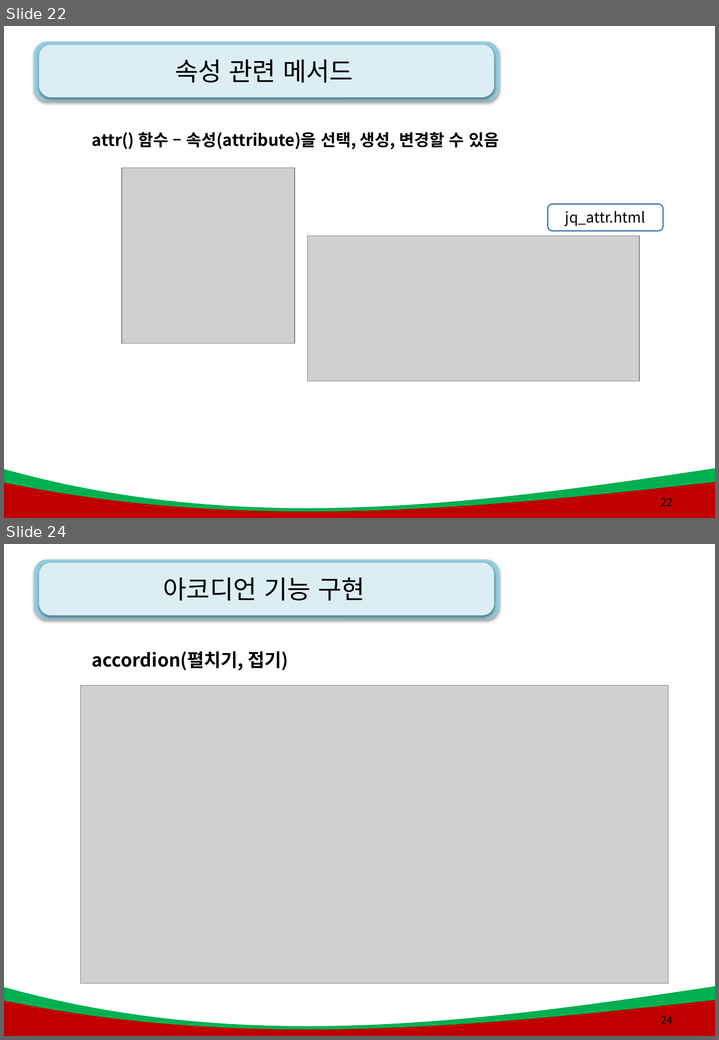
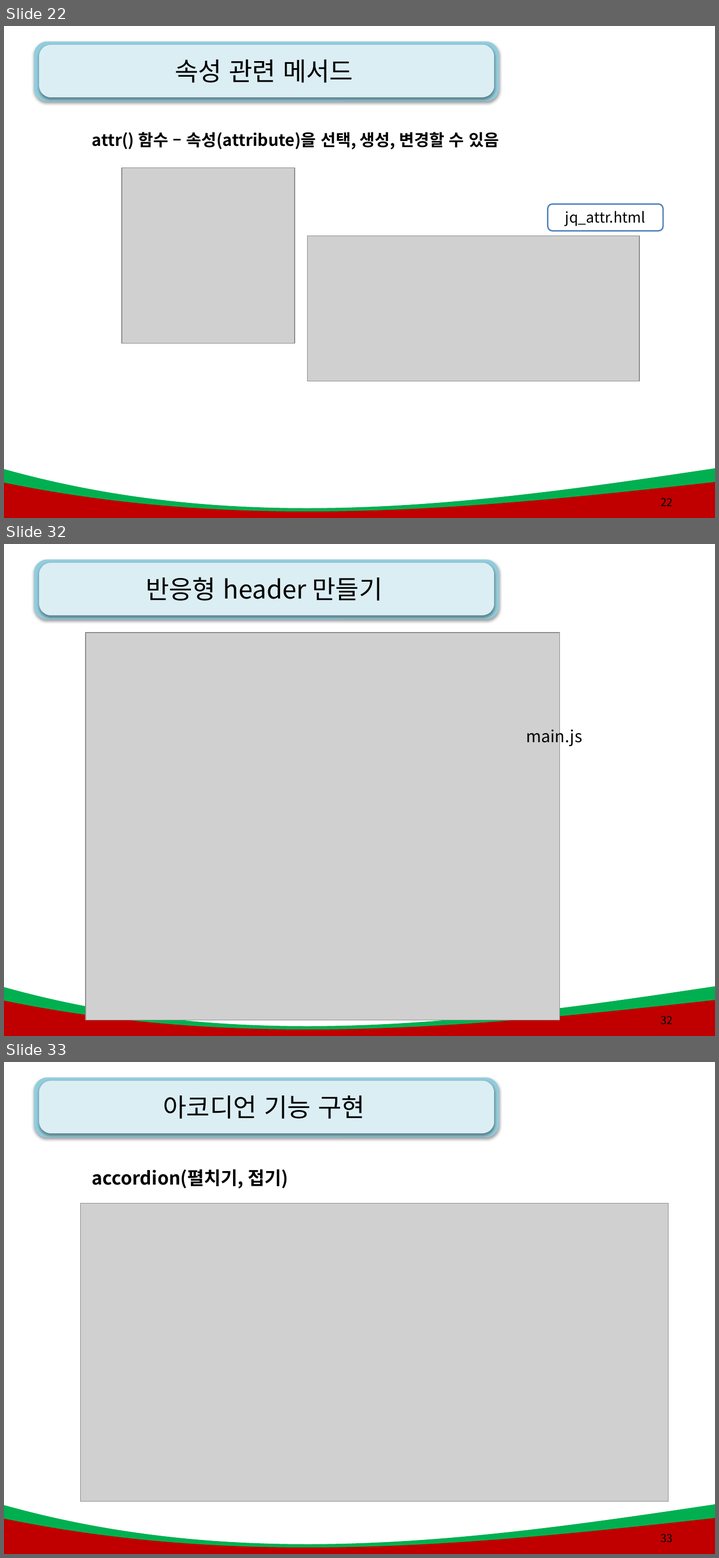
Before and after one commit to kiyongee2/green_project_web, a slide deck: js_ppt/9강. JQuery .pptx. Shown one above the other, each under a label of ours: slides 22 and 24 before the commit, slides 22, 32 and 33 after it; the slides between them are not shown. The pictures are 719x1040 and 719x1558 pixels, drawn with LibreOffice and Linux fonts; fonts in the diff are those of the drawing; grey boxes stand for pictures; background and template pictures are left out. Boxes give left, top, right and bottom in pixels: in the first picture for what was removed or moved away, otherwise in the second. Text is boxed around its words. In the diff, an @@ line names an element or a change of style, - is before the commit and + after.

```diff
--- a/js_ppt/9강. JQuery .pptx
+++ b/js_ppt/9강. JQuery .pptx
@@ slide 32 added at (x1=4, y1=544, x2=715, y2=1036), background #FFFFFF; not listed: 4 template elements that a slide beside it also shows @@
@@ title added at (x1=145, y1=577, x2=382, y2=601), 28 pt, text #000000 @@
+반응형 header 만들기
@@ picture added at (x1=86, y1=633, x2=560, y2=1020) @@
@@ text added at (x1=526, y1=725, x2=582, y2=746), 18 pt, text #000000 @@
+main.js
@@ page number added at (x1=661, y1=1016, x2=673, y2=1025), 12 pt, text #000000 @@
+32
@@ what was slide 24 is now slide 33 @@
@@ page number at (x1=661, y1=1534, x2=673, y2=1543): text changed @@
-24
+33
```
Also in this commit, not shown: 1 slide changed, 8 other slides added, 20 other files.
